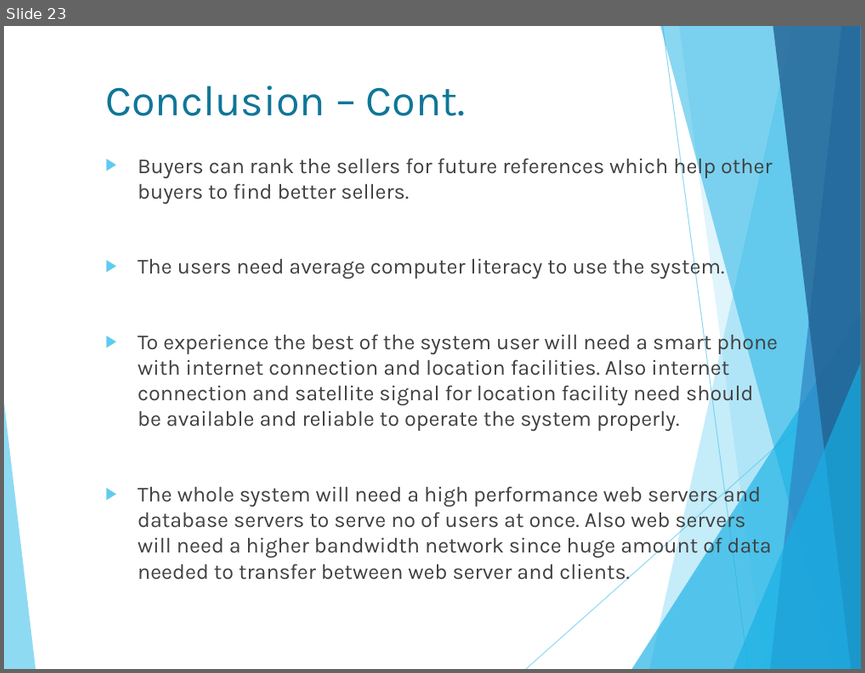
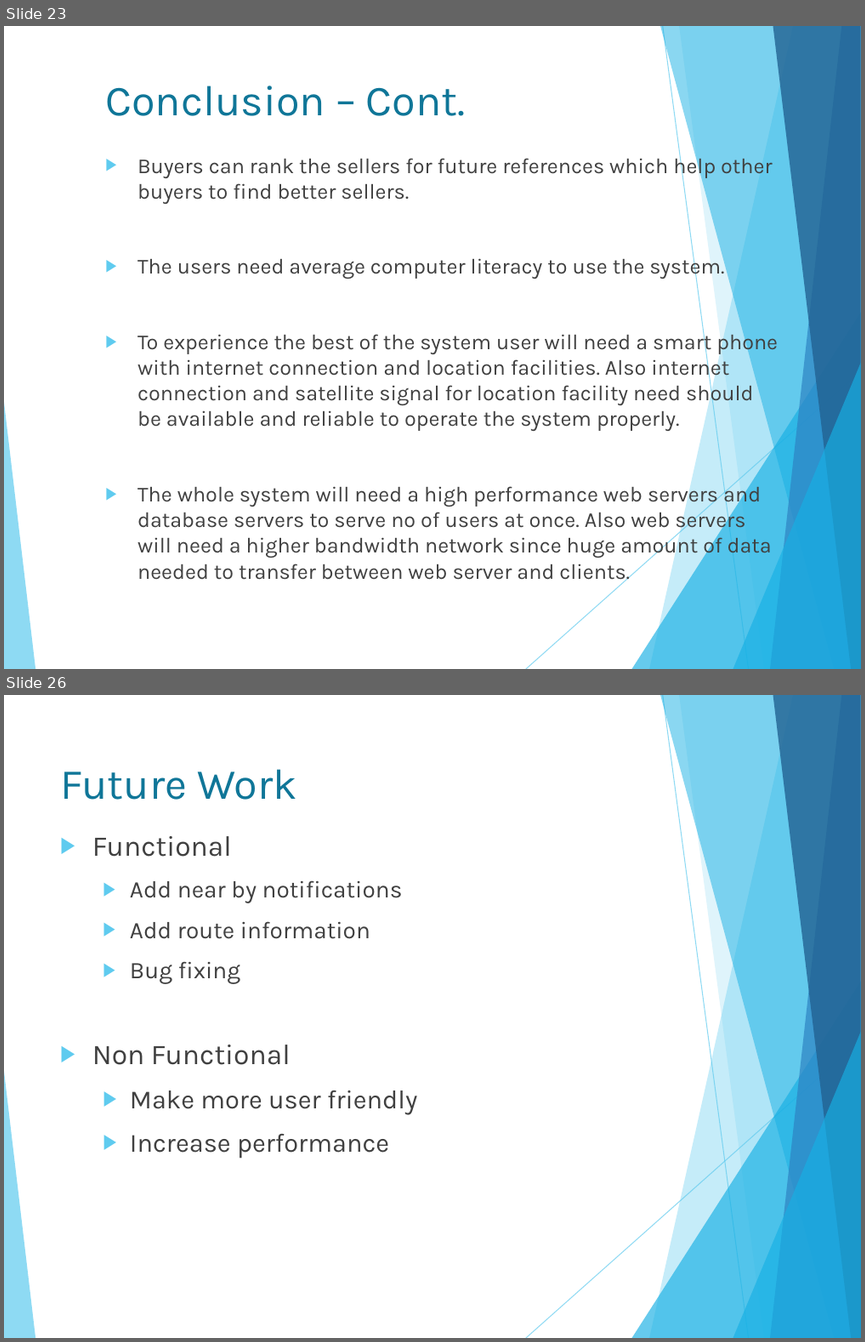
Before and after one commit to isurudewasurendra/SappuSavari, a slide deck: documentation/Location Based Mobile Marketing System.pptx. Shown one above the other, each under a label of ours: slide 23 before the commit, slides 23 and 26 after it; the slides between them are not shown. The pictures are 865x673 and 865x1342 pixels, drawn with LibreOffice and Linux fonts; fonts in the diff are those of the drawing. Boxes give left, top, right and bottom in pixels: in the first picture for what was removed or moved away, otherwise in the second. Text is boxed around its words. In the diff, an @@ line names an element or a change of style, - is before the commit and + after.

```diff
--- a/documentation/Location Based Mobile Marketing System.pptx
+++ b/documentation/Location Based Mobile Marketing System.pptx
@@ slide 26 added at [4,695,861,1338], background #FFFFFF; not listed: 10 template elements that a slide beside it also shows @@
@@ title added at [60,769,297,800], 36 pt, text #0F7698 @@
+Future Work
@@ text added at [92,836,417,1157], 20 pt, text #404040 @@
+▶ Functional
+  ▶ Add near by notifications
+  ▶ Add route information
+  ▶ Bug fixing
+▶ Non Functional
+  ▶ Make more user friendly
+  ▶ Increase performance
```
Also in this commit, not shown: 2 other slides added.
